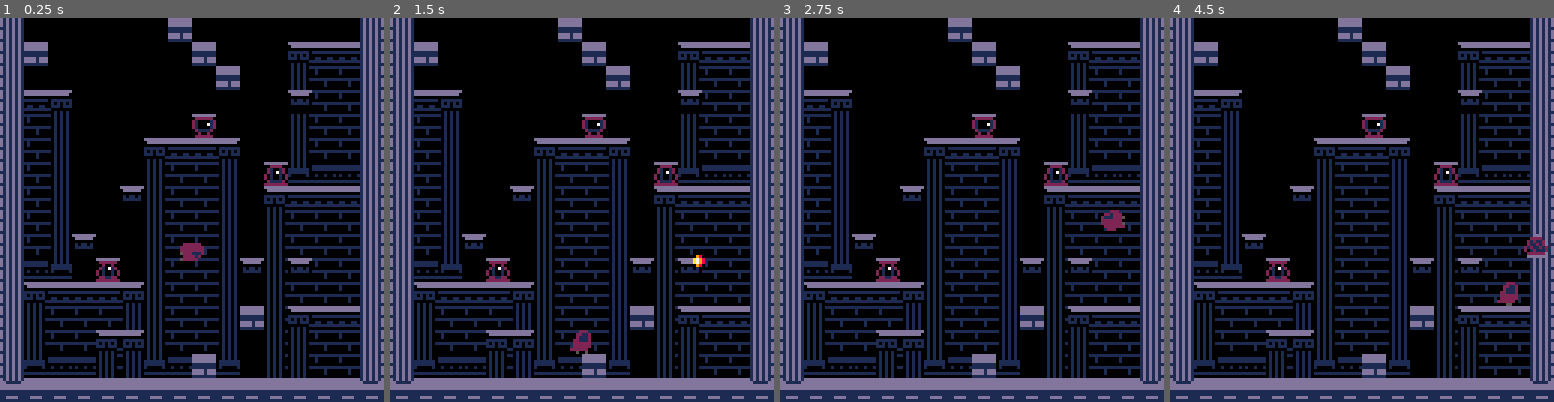
Above: before the commit, frames 1-4 (left to right).
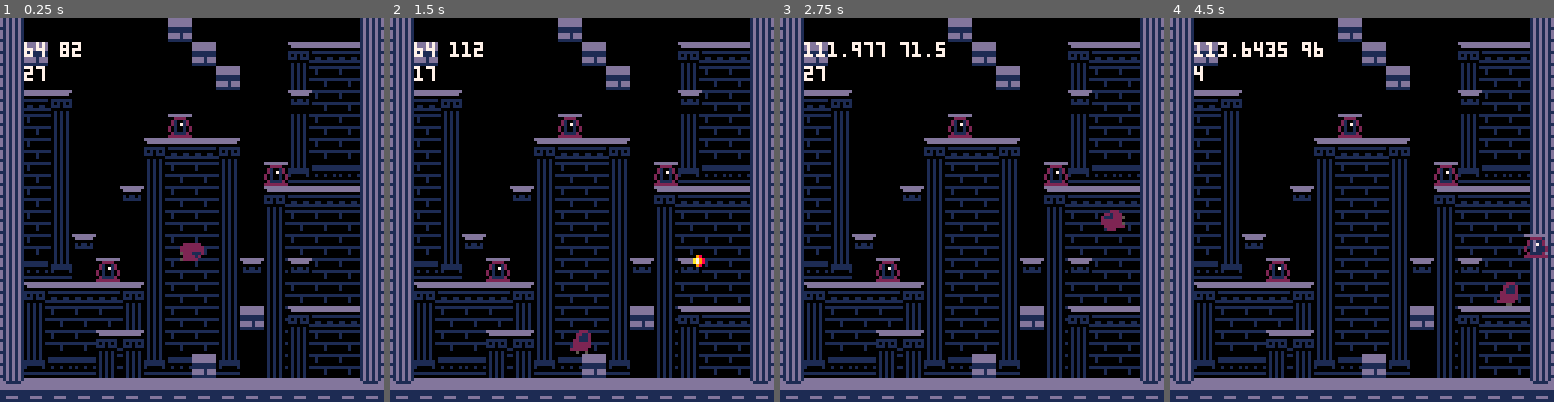
Above: after the commit, the same moments.

Repository: NunoDasNeves/pathofagni-pico8
Game: PICO-8 cartridge jumper.p8
The game is run twice, just before and just after one commit, with the same random seed, the same clock (stepped at 60 frames per second) and the same inputs.
Inputs:
- Up to frame 1 (0.25 s): no input
- Up to frame 2 (1.5 s): tap X (X key) at 0.33, 1.07 s; tap O (Z key) at 0.7 s
- Up to frame 3 (2.75 s): hold Right 1.6-2.1 s; tap O (Z key) at 1.7, 2.1, 2.5 s; tap X (X key) at 1.85 s; hold Up 2.15-2.42 s; hold Right from 2.47 s (still down)
- Up to frame 4 (4.5 s): tap O (Z key) every 0.4 s from 2.9 to 4.1 s; tap X (X key) at 2.97, 4.08 s; release Right at 3.03 s; hold Left 3.08-3.58 s; hold Down 3.63-3.97 s; hold Right from 4.02 s (still down)

The runs differ from the first frame. In frame 1, 0.9% of the frame differs, in the area x 6-57%, y 6-68%; in frame 2, 0.9%; in frame 3, 1.1%; in frame 4, 1.3%, in the area x 6-99%, y 6-68%.

Commit message:
lightable lanterns

Diff:
--- a/jumper.p8
+++ b/jumper.p8
@@ -6,7 +6,8 @@
 #include util.lua
 
 --
-dbg = false
+dbg = true
+dbgstr = ''
 
 -- disable btnp repeating
 poke(0x5f5c, 255)
@@ -39,6 +40,70 @@
 p.j_vy = -6
 
 fireball = {}
+lantern = {}
+
+function aabb(x0,y0,w0,h0,x1,y1,w1,h1)
+ local r0 = x0 + w0
+ local r1 = x1 + w1
+ local b0 = y0 + h0
+ local b1 = y1 + h1
+ if (r0 < x1 or r1 < x0) then
+  return false
+ end
+ if (b0 < y1 or b1 < y0) then
+  return false
+ end
+ return true
+end
+
+function update_lantern(l)
+ if (l.lit) then
+  l.fcount += 1
+  if (l.fcount == 5) then
+   l.frame += 1
+   l.fcount = 0
+  end
+  if (l.frame > 2) then
+   l.frame = 1
+  end
+ else
+	 for f in all(fireball) do
+	 	if (aabb(
+	 									 l.x,l.y,8,8,
+	 									 f.x-2,f.y-2,4,4)) then
+	 	 l.lit = true
+	 	 l.frame = 1
+	 	end
+	 end
+	end
+end
+
+function draw_lantern(l)
+ spr(l.s + l.frame,l.x,l.y)
+end
+
+function spawn_lanterns()
+ for y=0,15 do
+  for x=0,15 do
+   local val = mget(x,y)
+   if (fget(val,3)) then
+    local l = {}
+    l.x = x*8
+    l.y = y*8
+    l.s = 82
+    l.frame = 0
+    l.fcount = 0
+    l.lit = false
+	   add(lantern,l)
+	   mset(x,y,l.s+3)
+   end
+  end
+ end
+end
+
+function _init()
+	spawn_lanterns()
+end
 
 function make_fireball()
  local f = {}
@@ -267,13 +332,16 @@
 end
 
 function _update()
+ dbgstr = ''
 	p_update()
 	foreach(fireball, update_fireball)
+	foreach(lantern, update_lantern)
 end
 
 function _draw()
 	cls(0)
 	map(0,0,0,0,128,64)
+	foreach(lantern, draw_lantern)
 	spr(p.s + p.frame,
 	    flr(p.x-p.w/2),
 	    flr(p.y-p.h),
@@ -281,7 +349,7 @@
 	    not p.rght)
 	foreach(fireball, draw_fireball)
 	if (dbg) then
-		print(p.air,8,0,7)
+		print(dbgstr,8,0,7)
 		print(p.x..' '..p.y,8,8,7)
 		print(mget(p.x/8,p.y/8),8,16,7)
 	end
@@ -328,14 +396,14 @@
 02222220022222200222212002222222222222250222222022222220000000000000000000000000000000000000000000000000000000000000000000000000
 22222200222222005222220000222220022222222222205002222050000000000000000000000000000000000000000000000000000000000000000000000000
 00500500000550000000000000000000002220000220500000205000000000000000000000000000000000000000000000000000000000000000000000000000
-0000098000900000000dd000dd6666dddddddddddddddddddddddddddddddddddddddddd00000000000000000000000000000000000000000000000000000000
-0000a7980007a0800022220002222220022222200555555005555550022222200022220000000000000000000000000000000000000000000000000000000000
-0000a79809a799000212112000211200002002000510015005100150210000120210012000000000000000000000000000000000000000000000000000000000
-00000980009790a00211212002111120021071200510715005107150210007120210712000000000000000000000000000000000000000000000000000000000
-0aa007a0099778002021120202111120201001020510015005100150210000122010010200000000000000000000000000000000000000000000000000000000
-97797a980089a9002012110220111102201001020510015005500550021111202010010200000000000000000000000000000000000000000000000000000000
-8998a998090000900222222002222220022112200555555000555500002002000211112000000000000000000000000000000000000000000000000000000000
-08800880000900000dddddd0dd6666dd222222225555555505555550022222202222222200000000000000000000000000000000000000000000000000000000
+0000098000900000dddddddddddddddddddddddd0000000000000000000000000000000000000000000000000000000000000000000000000000000000000000
+0000a7980007a0800022220000222200002222000000000000000000000000000000000000000000000000000000000000000000000000000000000000000000
+0000a79809a799000210012002100120021001200000000000000000000000000000000000000000000000000000000000000000000000000000000000000000
+00000980009790a00210712002a07120021701200000000000000000000000000000000000000000000000000000000000000000000000000000000000000000
+0aa007a009977800201001022017a102207aa1020000000000000000000000000000000000000000000000000000000000000000000000000000000000000000
+97797a980089a9002010010220189102201891020000000000000000000000000000000000000000000000000000000000000000000000000000000000000000
+8998a998090000900211112002111120021111200000000000000000000000000000000000000000000000000000000000000000000000000000000000000000
+08800880000900002222222222222222222222220000000000000000000000000000000000000000000000000000000000000000000000000000000000000000
 00000000000000000000000000000000000000000000000000000000000000000000000000000000000000000000000000000000000000000000000000000000
 00000000000000000000000000000000000000000000000000000000000000000000000000000000000000000000000000000000000000000000000000000000
 00000000000000000000000000000000000000000000000000000000000000000000000000000000000000000000000000000000000000000000000000000000
@@ -385,20 +453,20 @@
 12121212121212121212121212121212121212121212121212121212121212121212121212121212121212121212121212121212121212121212121212121212
 12121212121212121212121212121212121212121212121212121212121212121212121212121212121212121212121212121212121212121212121212121212
 __gff__
-0000010101010000000000000000000003070300000000000000000000000000030703000000000000000000000000000605060000000000000000000000000000000000000000000000000000000000000000010100000000000000000000000000000000000000000000000000000000000000000000000000000000000000
+0000010101010000000000000000000003070300000000000000000000000000030703000000000000000000000000000605060000000000000000000000000000000000000000000000000000000000000009090901000000000000000000000000000000000000000000000000000000000000000000000000000000000000
 0000000000000000000000000000000000000000000000000000000000000000000000000000000000000000000000000000000000000000000000000000000000000000000000000000000000000000000000000000000000000000000000000000000000000000000000000000000000000000000000000000000000000000
 __map__
 2200000000000011000000000000002000000000000000000000000000000000000000000000000000000000000000000000000000000000000000000000000000000000000000000000000000000000000000000000000000000000000000000000000000000000000000000000000000000000000000000000000000000000
 2211000000000000110000000304042000000000000000000000000000000000000000000000000000000000000000000000000000000000000000000000000000000000000000000000000000000000000000000000000000000000000000000000000000000000000000000000000000000000000000000000000000000000
 2200000000000000001100001a1b1b2000000000000000000000000000000000000000000000000000000000000000000000000000000000000000000000000000000000000000000000000000000000000000000000000000000000000000000000000000000000000000000000000000000000000000000000000000000000
 220405000000000000000000021b1b2000000000000000000000000000000000000000000000000000000000000000000000000000000000000000000000000000000000000000000000000000000000000000000000000000000000000000000000000000000000000000000000000000000000000000000000000000000000
-221b1c0000000000570000001a1b1b2000000000000000000000000000000000000000000000000000000000000000000000000000000000000000000000000000000000000000000000000000000000000000000000000000000000000000000000000000000000000000000000000000000000000000000000000000000000
+221b1c0000000052000000001a1b1b2000000000000000000000000000000000000000000000000000000000000000000000000000000000000000000000000000000000000000000000000000000000000000000000000000000000000000000000000000000000000000000000000000000000000000000000000000000000
 221b1c0000000304040500001a1b1b2000000000000000000000000000000000000000000000000000000000000000000000000000000000000000000000000000000000000000000000000000000000000000000000000000000000000000000000000000000000000000000000000000000000000000000000000000000000
-221b1c0000001a1b1b1c00582a2b2b2000000000000000000000000000000000000000000000000000000000000000000000000000000000000000000000000000000000000000000000000000000000000000000000000000000000000000000000000000000000000000000000000000000000000000000000000000000000
+221b1c0000001a1b1b1c00522a2b2b2000000000000000000000000000000000000000000000000000000000000000000000000000000000000000000000000000000000000000000000000000000000000000000000000000000000000000000000000000000000000000000000000000000000000000000000000000000000
 221b1c0000021a1b1b1c00030404042000000000000000000000000000000000000000000000000000000000000000000000000000000000000000000000000000000000000000000000000000000000000000000000000000000000000000000000000000000000000000000000000000000000000000000000000000000000
 221b1c0000001a1b1b1c001a1b1b1b2000000000000000000000000000000000000000000000000000000000000000000000000000000000000000000000000000000000000000000000000000000000000000000000000000000000000000000000000000000000000000000000000000000000000000000000000000000000
 221b1c0200001a1b1b1c001a1b1b1b2000000000000000000000000000000000000000000000000000000000000000000000000000000000000000000000000000000000000000000000000000000000000000000000000000000000000000000000000000000000000000000000000000000000000000000000000000000000
-222b2c0054001a1b1b1c021a021b1b2000000000000000000000000000000000000000000000000000000000000000000000000000000000000000000000000000000000000000000000000000000000000000000000000000000000000000000000000000000000000000000000000000000000000000000000000000000000
+222b2c0052001a1b1b1c021a021b1b2000000000000000000000000000000000000000000000000000000000000000000000000000000000000000000000000000000000000000000000000000000000000000000000000000000000000000000000000000000000000000000000000000000000000000000000000000000000
 2203040404051a1b1b1c001a1b1b1b2000000000000000000000000000000000000000000000000000000000000000000000000000000000000000000000000000000000000000000000000000000000000000000000000000000000000000000000000000000000000000000000000000000000000000000000000000000000
 221a1b1b1b1c1a1b1b1c111a0304042000000000000000000000000000000000000000000000000000000000000000000000000000000000000000000000000000000000000000000000000000000000000000000000000000000000000000000000000000000000000000000000000000000000000000000000000000000000
 221a1b1b03051a1b1b1c001a1a1b1b2000000000000000000000000000000000000000000000000000000000000000000000000000000000000000000000000000000000000000000000000000000000000000000000000000000000000000000000000000000000000000000000000000000000000000000000000000000000
